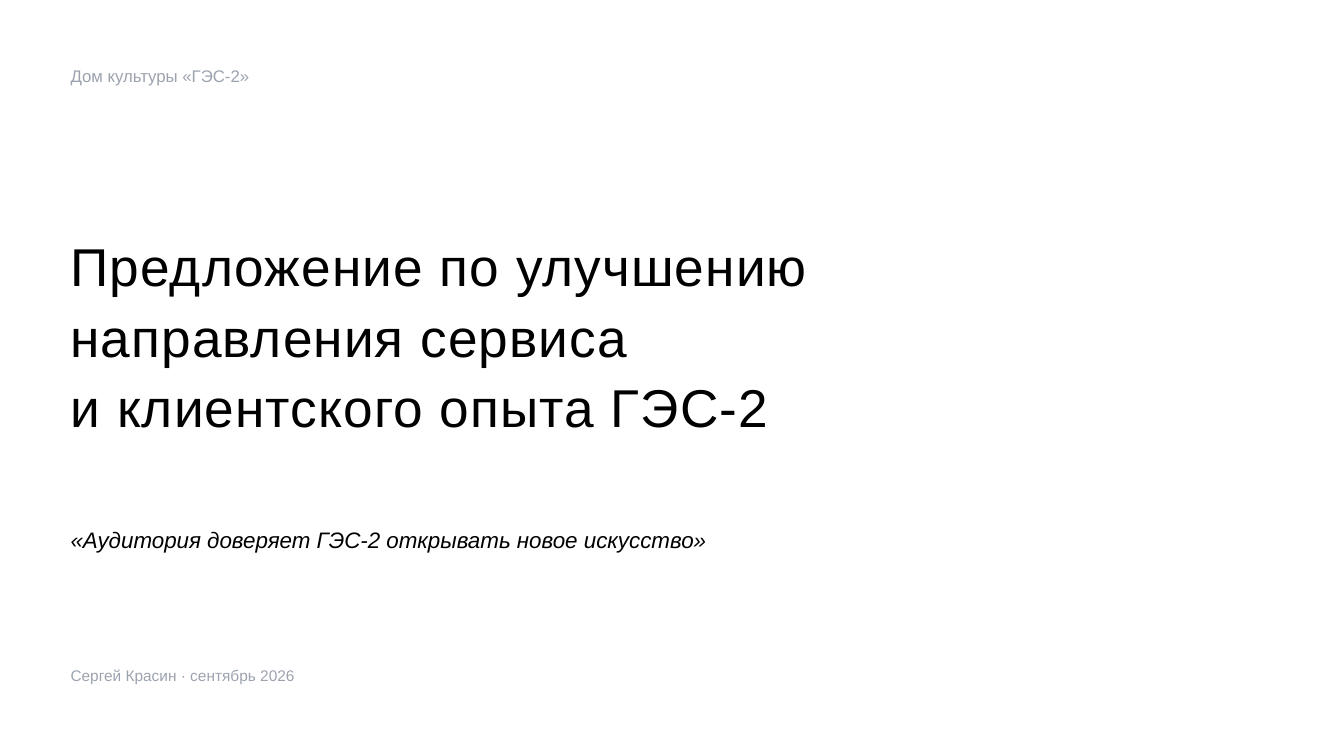
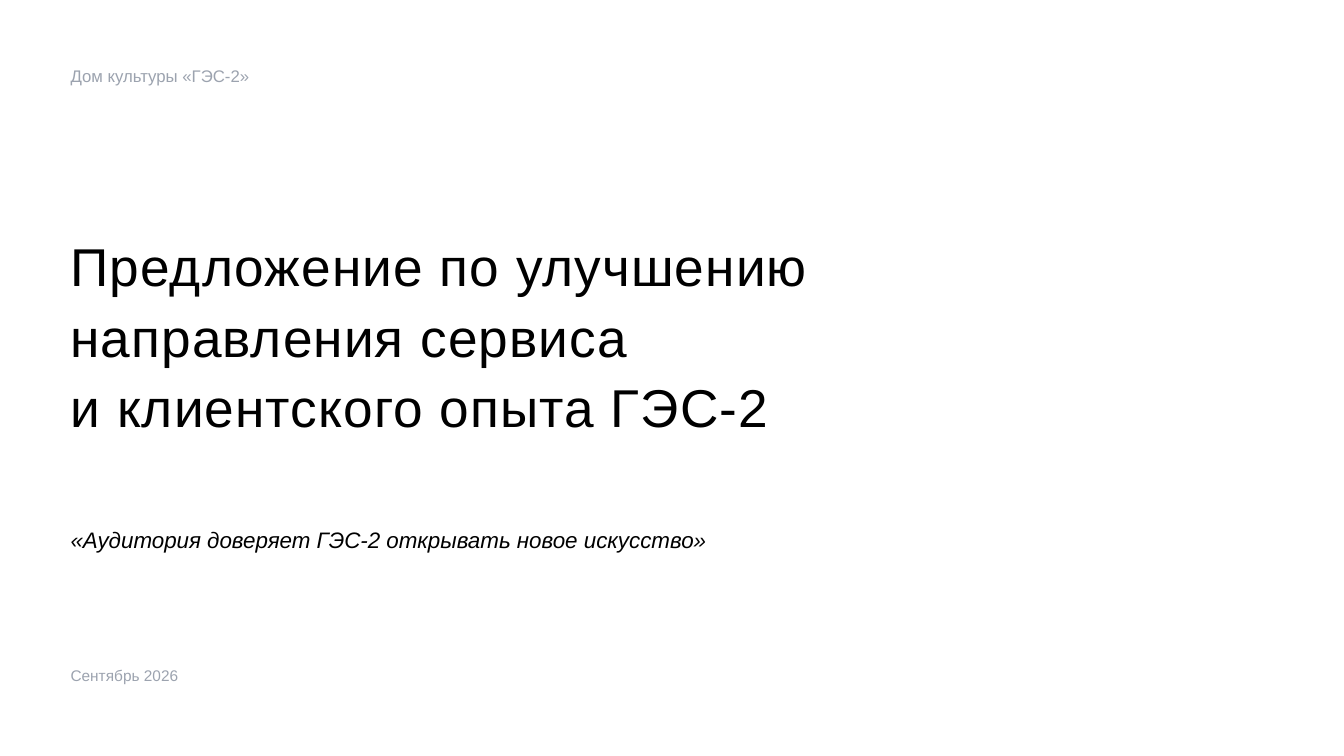
Before and after one commit to skrasin/ges-2, a slide deck: slide 1 of docs/strategy/ges2-service-cx-proposal.pptx. Drawn at 1344x756 pixels with LibreOffice and Linux fonts; fonts in the diff are those of the drawing. Boxes give left, top, right and bottom in pixels: in the first picture for what was removed or moved away, otherwise in the second. Text is boxed around its words. In the diff, an @@ line names an element or a change of style, - is before the commit and + after.

```diff
--- a/docs/strategy/ges2-service-cx-proposal.pptx
+++ b/docs/strategy/ges2-service-cx-proposal.pptx
@@ text at box(71, 670, 178, 684): text changed @@
-Сергей Красин · сентябрь 2026
+Сентябрь 2026
```
Also in this commit, not shown: 1 other file.
